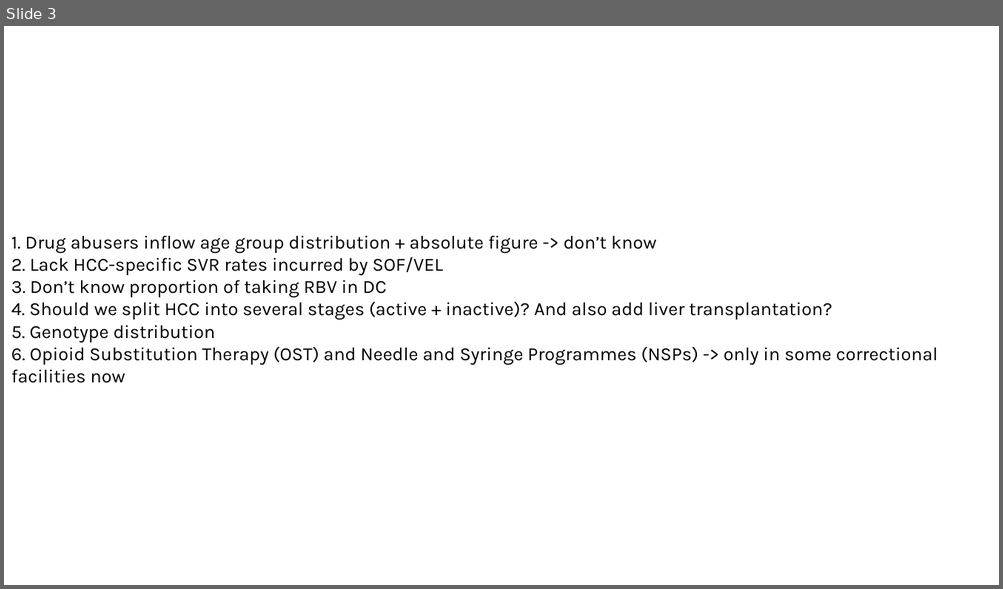
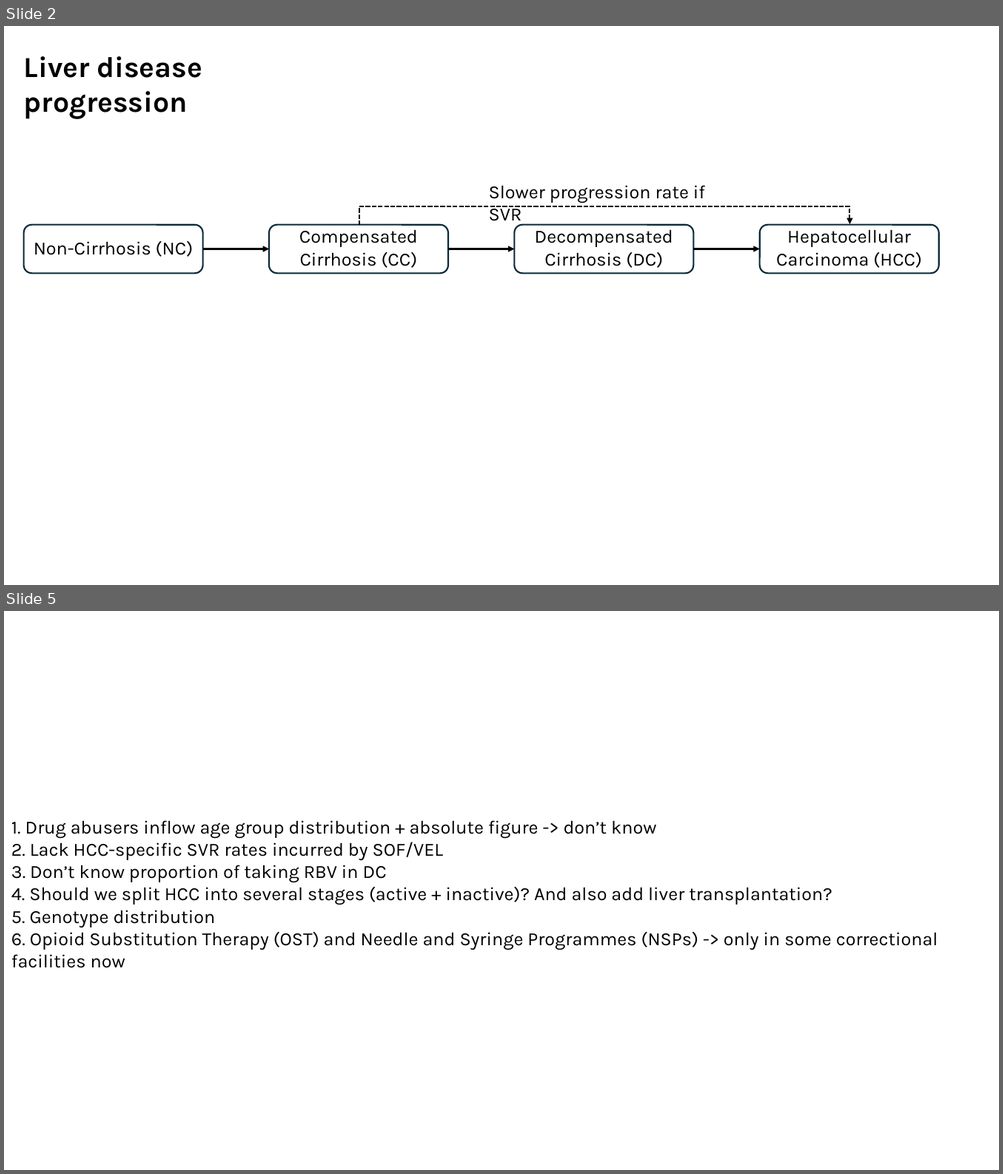
Before and after one commit to Mister-He/HepC-Transimission-Modelling, a slide deck: Model schematic.pptx. Shown one above the other, each under a label of ours: slide 3 before the commit, slides 2 and 5 after it; the slides between them are not shown. The pictures are 1003x589 and 1003x1174 pixels, drawn with LibreOffice and Linux fonts; fonts in the diff are those of the drawing. Boxes give left, top, right and bottom in pixels: in the first picture for what was removed or moved away, otherwise in the second. Text is boxed around its words. In the diff, an @@ line names an element or a change of style, - is before the commit and + after.

```diff
--- a/Model schematic.pptx
+++ b/Model schematic.pptx
@@ slide 2 added at (4, 26, 999, 585), background #FFFFFF @@
@@ text added at (24, 56, 202, 119), 28 pt, text #000000, bold @@
+Liver disease progression
@@ group added at (23, 185, 939, 274): 4 rounded rectangles, 3 arrows, 1 elbow arrow, 1 text @@
+Non-Cirrhosis (NC)
+Compensated Cirrhosis (CC)
+Decompensated Cirrhosis (DC)
+Hepatocellular Carcinoma (HCC)
+Slower progression rate if SVR
@@ what was slide 3 is now slide 5 @@
```
Also in this commit, not shown: 2 slides changed, 1 other slide added, 1 other file.
